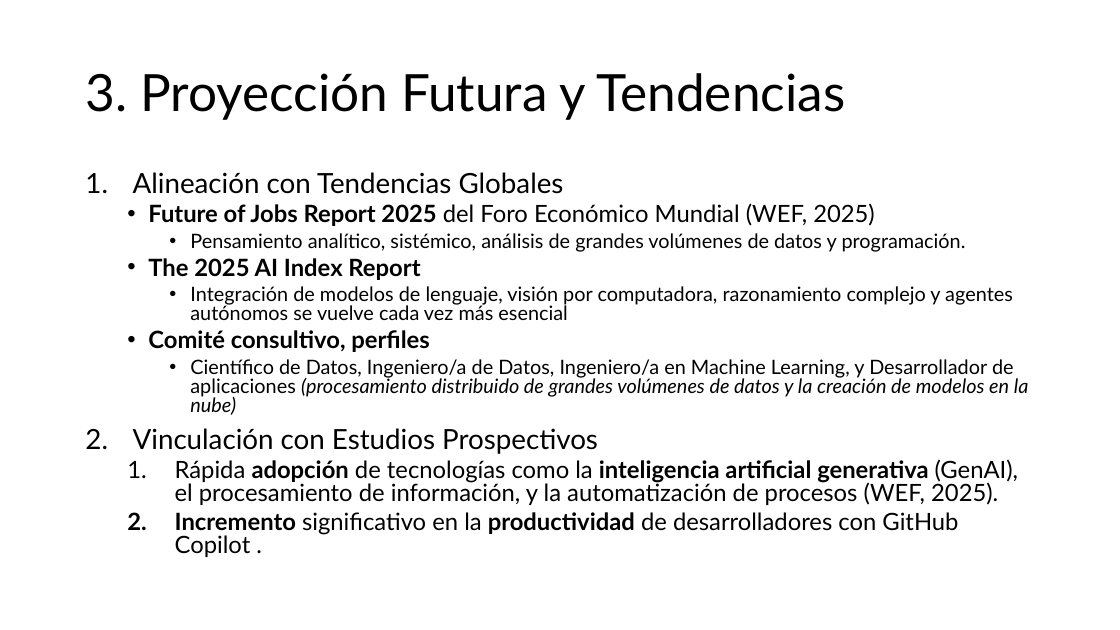
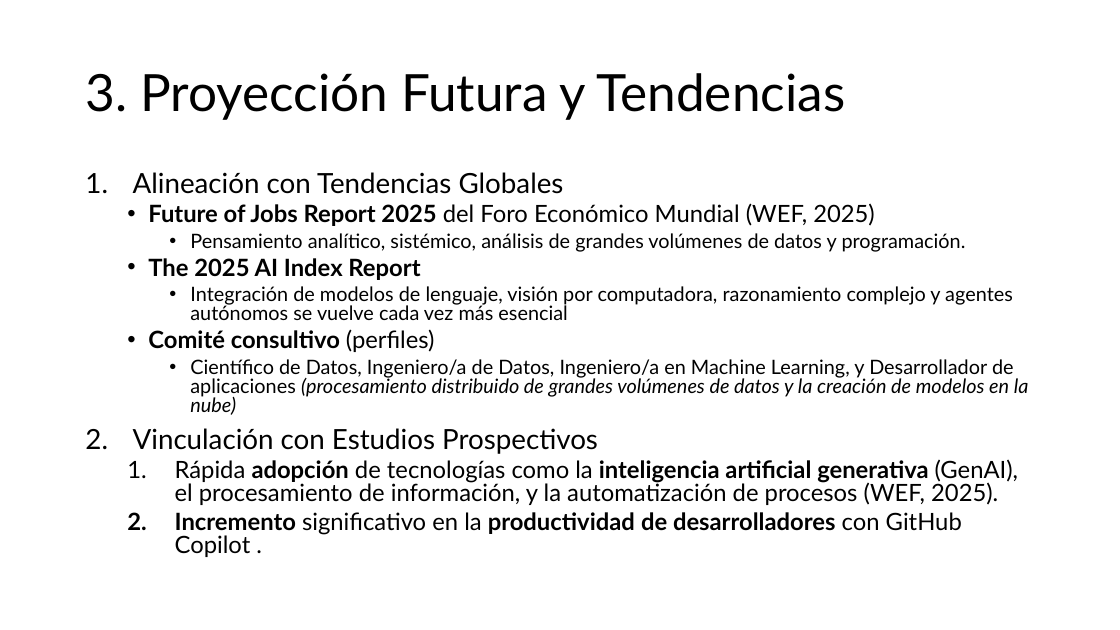
Before and after one commit to aavendan/cdia, a slide deck: slide 4 of 03 Presentación.pptx. Drawn at 1120x630 pixels with LibreOffice and Linux fonts; fonts in the diff are those of the drawing. Boxes give left, top, right and bottom in pixels: in the first picture for what was removed or moved away, otherwise in the second. Text is boxed around its words. In the diff, an @@ line names an element or a change of style, - is before the commit and + after.

```diff
--- a/03 Presentación.pptx
+++ b/03 Presentación.pptx
@@ text at [148, 329, 435, 352]: text changed @@
-  • Comité consultivo, perfiles
+  • Comité consultivo (perfiles)
@@ text at [175, 512, 962, 557]: bold on in "de desarrolladores" @@
```
